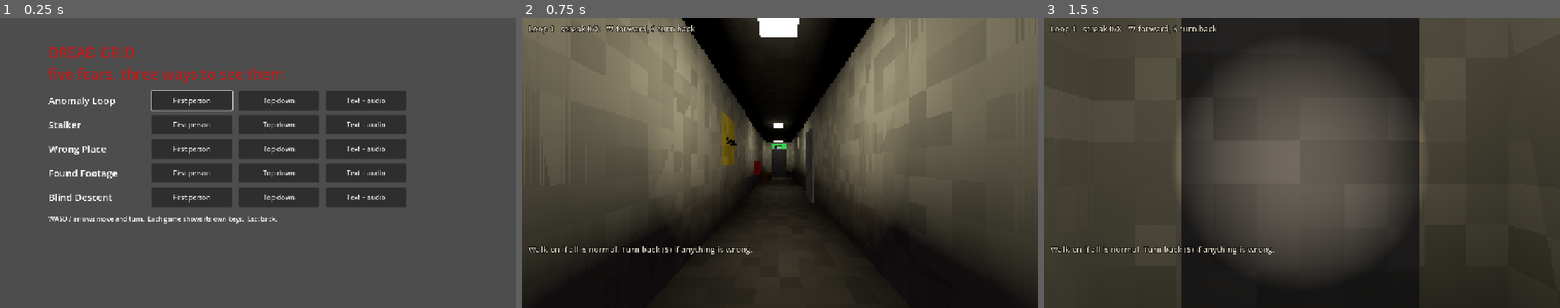
Above: before the commit, frames 1-3 (left to right).
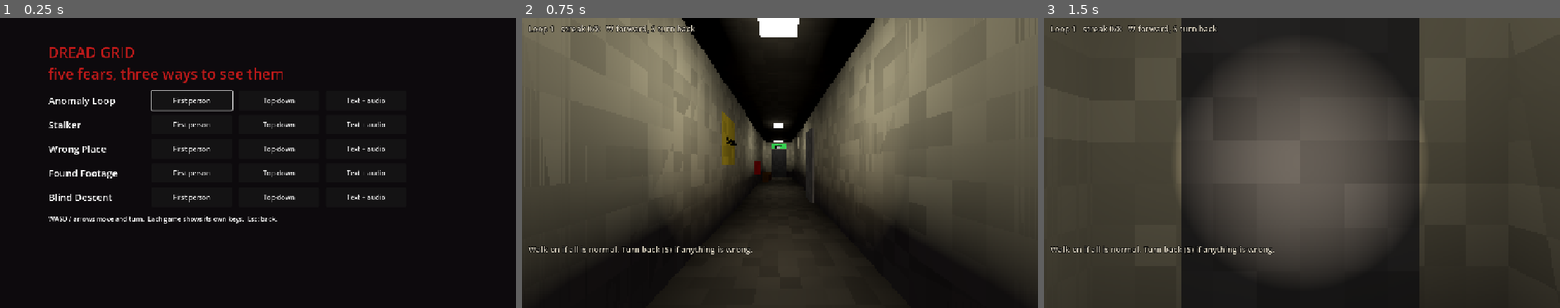
Above: after the commit, the same moments.

Repository: kuhyx/dread-grid
Game: Godot game, scene res://main.tscn
Same seed, same stepped clock (60 frames per second), same inputs: the game is played once before the commit and once after it.
Inputs:
- Up to frame 1 (0.25 s): no input
- Up to frame 2 (0.75 s): click "First person" at 0.5 s
- Up to frame 3 (1.5 s): tap Enter at 1.25 s; hold D from 1.28 s (still down); tap R at 1.35 s

The runs differ from the first frame. In frame 1, 98% of the frame differs, in the area x 0-100%, y 0-100%; in frame 2, nothing differs; in frame 3, nothing differs.

Commit message:
Launcher: paint the clear colour (no Control parent to anchor to); ignore agent worktrees
Co-Authored-By: Claude Opus 5.5 <noreply@anthropic.com>
Claude-Session: https://claude.ai/code/session_01U2DhFL82ZHHnNfTgY5JoU6

Diff:
--- a/src/core/launcher.gd
+++ b/src/core/launcher.gd
@@ -6,11 +6,9 @@
 
 
 func _ready() -> void:
-	set_anchors_preset(Control.PRESET_FULL_RECT)
-	var bg: ColorRect = ColorRect.new()
-	bg.color = Color(0.05, 0.04, 0.05)
-	bg.set_anchors_preset(Control.PRESET_FULL_RECT)
-	add_child(bg)
+	# The parent is a plain Node, so anchors have nothing to fill: paint the
+	# clear colour instead of a full-rect background.
+	RenderingServer.set_default_clear_color(Color(0.05, 0.04, 0.05))
 	var box: VBoxContainer = VBoxContainer.new()
 	box.position = Vector2(120, 60)
 	box.add_theme_constant_override("separation", 18)
Not shown, changed: .gitignore
